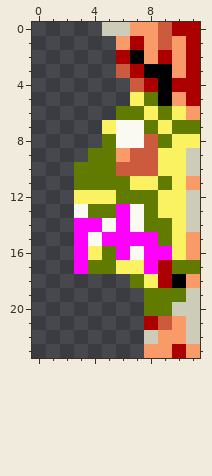
A pixel-art sprite gets an edit: game-projects/r-type/objects/enemies/dobkeratops/images/monster_3.png. Above, as it was before the edit.
The file is 12x24 pixels.
And afterwards:
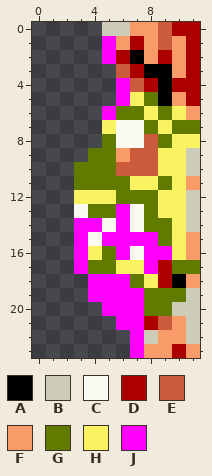
Palette (. is transparent): A #000000  B #ccccb8  C #fafaf2  D #ac0000  E #cc5a3c  F #f99b68  G #617a00  H #faf261  J #ff00ff
From the commit log: fixed monster image (clean generated code)
Changes in this commit:
Colour J is added in rows 1 to 2 at x 5; in rows 4 to 5 at x 6; in row 6 at x 5; in row 18 at x 4 to 6; in row 19 at x 4 to 7; in row 20 at x 5 to 7.
Colour J is added in row 21 at x 6 to 7; in rows 22 to 23 at x 7.
